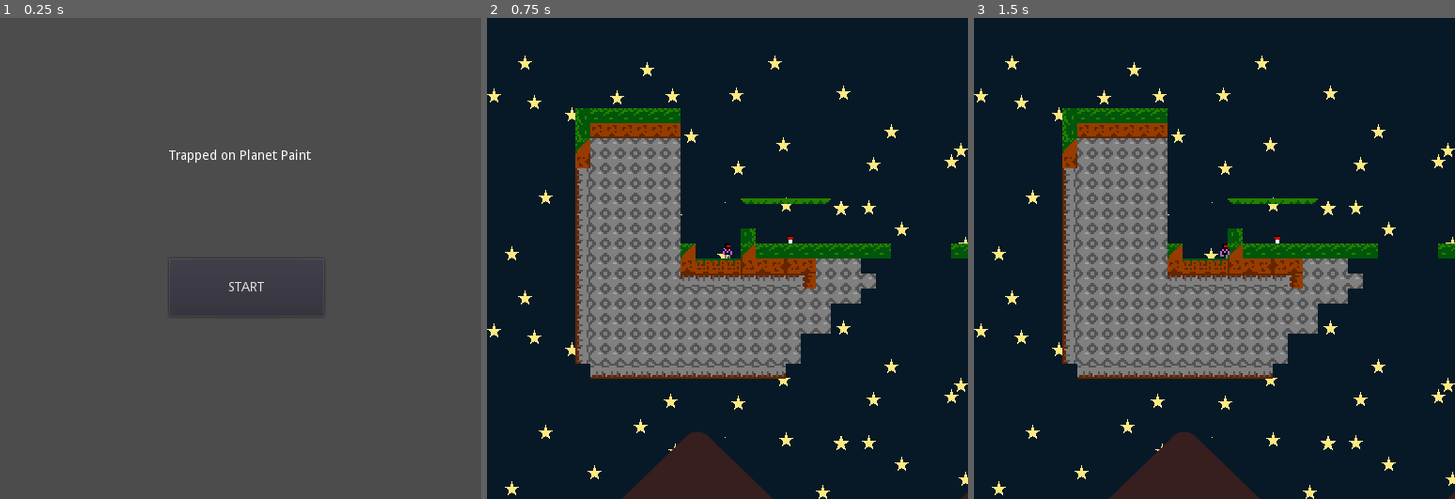
Above: before the commit, frames 1-3 (left to right).
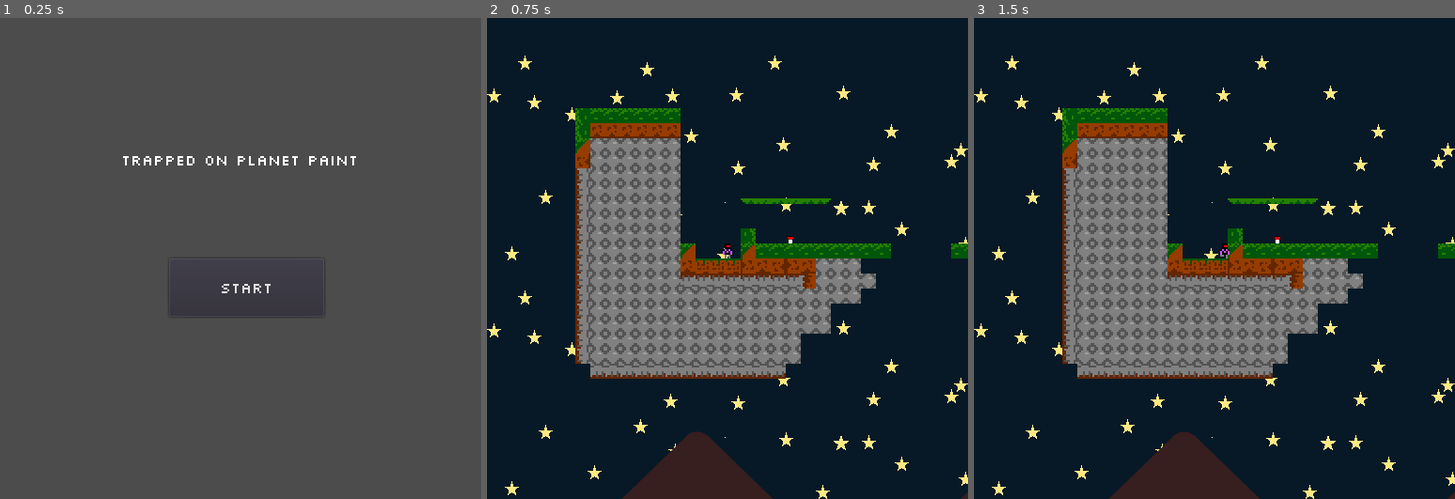
Above: after the commit, the same moments.

Repository: PandorasGit/P2-paroberts
Game: Godot game, scene res://MainMenu/MainMenu.tscn
Two runs of this game, one before a commit and one after it. Both use one fixed random seed, a clock stepped at 60 frames per second and the inputs below.
Inputs:
- Up to frame 1 (0.25 s): no input
- Up to frame 2 (0.75 s): click "START" at 0.5 s
- Up to frame 3 (1.5 s): tap Enter at 1.25 s; hold D (move_right) from 1.28 s (still down)

The runs differ from the first frame. In frame 1, 0.6% of the frame differs, in the area x 25-75%, y 27-58%; in frame 2, nothing differs; in frame 3, nothing differs.

Commit message:
Add font to main menu

Diff:
--- a/project/MainMenu/MainMenu.tscn
+++ b/project/MainMenu/MainMenu.tscn
@@ -1,6 +1,13 @@
-[gd_scene load_steps=2 format=2]
+[gd_scene load_steps=5 format=2]
 
 [ext_resource path="res://MainMenu/MainMenu.gd" type="Script" id=1]
+[ext_resource path="res://MainMenu/Silkscreen-Regular.ttf" type="DynamicFontData" id=2]
+
+[sub_resource type="DynamicFont" id=1]
+font_data = ExtResource( 2 )
+
+[sub_resource type="DynamicFont" id=2]
+font_data = ExtResource( 2 )
 
 [node name="MainMenu" type="Control"]
 anchor_right = 1.0
@@ -13,6 +20,7 @@
 margin_left = -1.0
 margin_top = 140.0
 margin_bottom = -358.0
+custom_fonts/font = SubResource( 1 )
 text = "Trapped on Planet Paint"
 align = 1
 
@@ -23,4 +31,5 @@
 margin_top = 256.0
 margin_right = -167.0
 margin_bottom = -194.0
+custom_fonts/font = SubResource( 2 )
 text = "START"
Binary file added: project/MainMenu/Silkscreen-Regular.ttf
Not shown, changed: README.md
Not shown, added: licenses/OFL.txt
